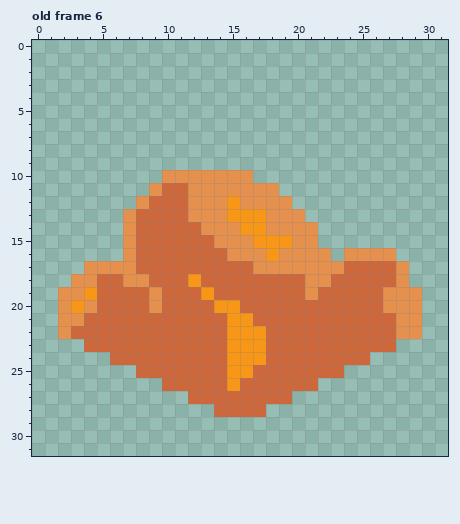
File history of a pixel-art file, assets/buildings.aseprite. This is how it looked before the edit.
32x32 pixels, 7 frames. Shown: old frame 6.
New version:
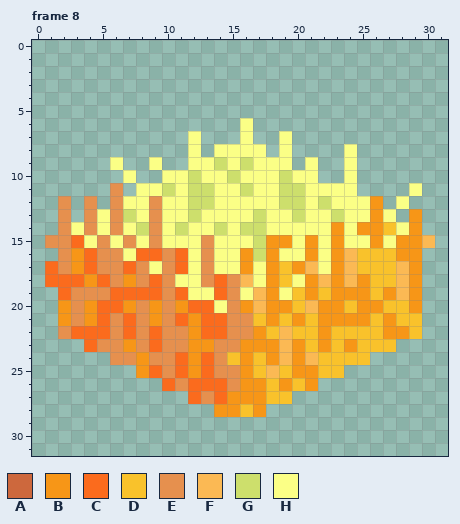
Palette (. is transparent): A #cd683d  B #f79617  C #fb6b1d  D #f9c22b  E #e6904e  F #fbb954  G #cddf6c  H #fbff86
A new or re-ordered frame is compared with the old frame closest to it.
What changed:
frames 7 -> 8
Changed rows in their new state; - is an unchanged pixel.
Frame 8 is new; against old frame 6, layers "Layer 2", "Layer 1":
first column x 1:
 6 ---------------H--------------
 7 -----------H---H--H-----------
 8 -----------H-HHHH-H----H------
 9 -----H--H--HHGHGHHH-H--H------
10 ------H--HHGHHGHHHGHH--H------
11 -----E-HHGHGGHHGHHGGHHHH----H-
12 -E-E-EHHEHHGGHHHHHGGHGHHHB-H--
13 -E-EHEGHEHHGHHHHGHHGHHGHHBH-B-
14 -EHEHEHGEHGHHGHGGHHHHHBHBBDHB-
15 EECHEH-HEHHHEHHHG--HBHBHHBHBBF
16 -EBCEEHCCECHEHHBG-HHBHBFDDDBB-
17 CEBC--CEHECHEHHBHBDBFHBFDDDFB-
18 CCCBCEB-CEHHECEFHBDHBFBFBDDFB-
19 -C-EECCCCECHHCEHFBHDBDBBBDBFB-
20 -BEBCCBEBEBCCHEBFBBDFBBDBBDDB-
21 -B-BCECEBECBCCEEDBDBDBBBBDBDD-
22 --CCCECECEEBCCEE-DFDDBDDDDBBD-
23 ---CEEBECEEBBEE--BFBDBDBDDD---
24 -----EEBEECBCED-DBFBFDDDD-----
25 -------BCECBCEE-DFDBBDD-------
26 ---------CECCCEBBDBDB---------
27 -----------CECBBBDD-----------
28 -------------BBDB-------------
